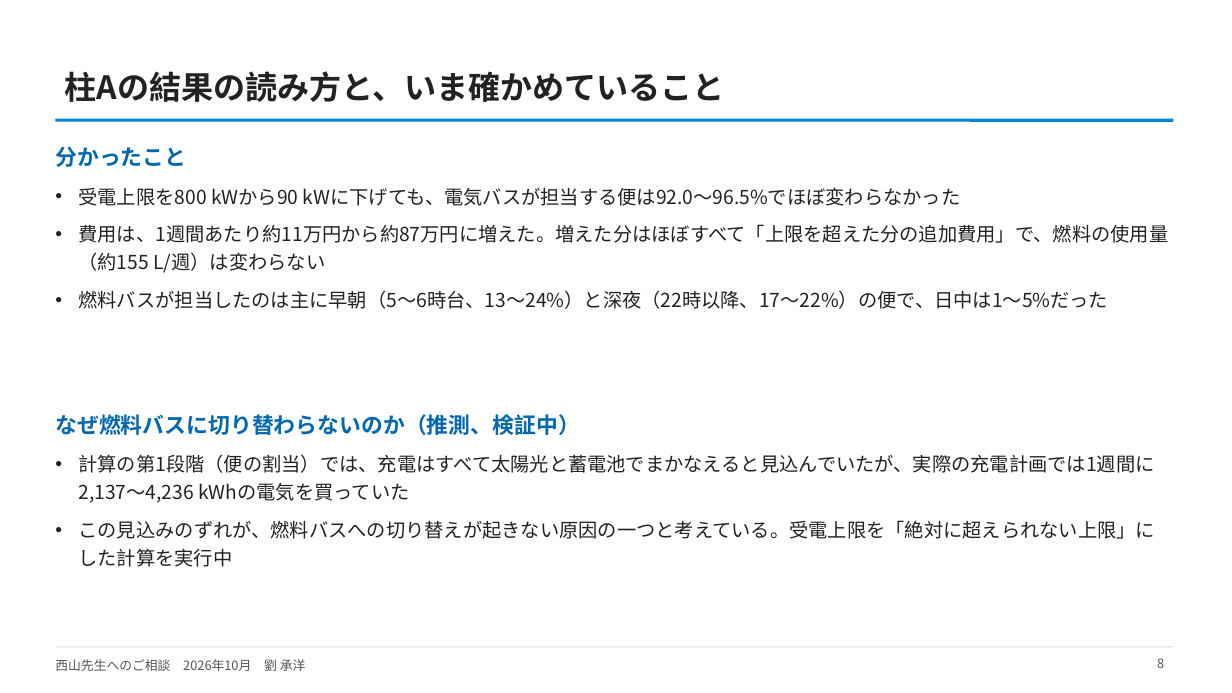
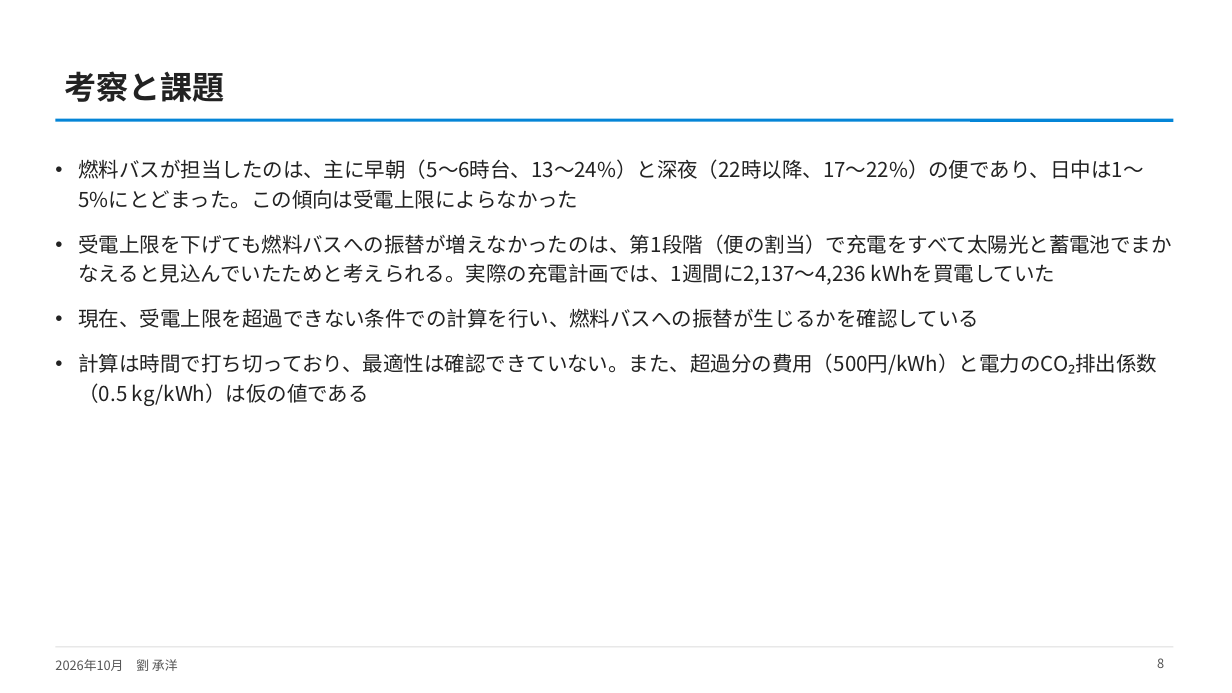
Before and after one commit to CYLIU2003/master-course, a slide deck: slide 8 of outcome/2026-10-21_nishiyama_consult/西山先生へのご相談_研究の現状と軸C_v2.pptx. Drawn at 1232x693 pixels with LibreOffice and Linux fonts; fonts in the diff are those of the drawing. Boxes give left, top, right and bottom in pixels: in the first picture for what was removed or moved away, otherwise in the second. Text is boxed around its words. In the diff, an @@ line names an element or a change of style, - is before the commit and + after.

```diff
--- a/outcome/2026-10-21_nishiyama_consult/西山先生へのご相談_研究の現状と軸C_v2.pptx
+++ b/outcome/2026-10-21_nishiyama_consult/西山先生へのご相談_研究の現状と軸C_v2.pptx
@@ title at bbox=[65, 71, 225, 102]: text changed @@
-柱Aの結果の読み方と、いま確かめていること
+考察と課題
@@ text removed at bbox=[55, 147, 186, 167] @@
-分かったこと
@@ text added at bbox=[79, 159, 1172, 406], 16 pt, text #222222 @@
+• 燃料バスが担当したのは、主に早朝（5〜6時台、13〜24%）と深夜（22時以降、17〜22%）の便であり、日中は1〜5%にとどまった。この傾向は受電上限によらなかった
+• 受電上限を下げても燃料バスへの振替が増えなかったのは、第1段階（便の割当）で充電をすべて太陽光と蓄電池でまかなえると見込んでいたためと考えられる。実際の充電計画では、1週間に2,137〜4,236 kWhを買電していた
+• 現在、受電上限を超過できない条件での計算を行い、燃料バスへの振替が生じるかを確認している
+• 計算は時間で打ち切っており、最適性は確認できていない。また、超過分の費用（500円/kWh）と電力のCO₂排出係数（0.5 kg/kWh）は仮の値である
@@ text removed at bbox=[79, 187, 1169, 309] @@
-• 受電上限を800 kWから90 kWに下げても、電気バスが担当する便は92.0〜96.5%でほぼ変わらなかった
-• 費用は、1週間あたり約11万円から約87万円に増えた。増えた分はほぼすべて「上限を超えた分の追加費用」で、燃料の使用量（約155 L/週）は変わらない
-• 燃料バスが担当したのは主に早朝（5〜6時台、13〜24%）と深夜（22時以降、17〜22%）の便で、日中は1〜5%だった
@@ text removed at bbox=[55, 414, 579, 435] @@
-なぜ燃料バスに切り替わらないのか（推測、検証中）
@@ text removed at bbox=[79, 454, 1156, 567] @@
-• 計算の第1段階（便の割当）では、充電はすべて太陽光と蓄電池でまかなえると見込んでいたが、実際の充電計画では1週間に2,137〜4,236 kWhの電気を買っていた
-• この見込みのずれが、燃料バスへの切り替えが起きない原因の一つと考えている。受電上限を「絶対に超えられない上限」にした計算を実行中
@@ text at bbox=[55, 659, 178, 671]: text changed @@
-西山先生へのご相談 2026年10月 劉 承洋
+2026年10月 劉 承洋
```
Also in this commit, not shown: 8 other slides changed, 2 slides added, 4 slides removed, 1 other file.
